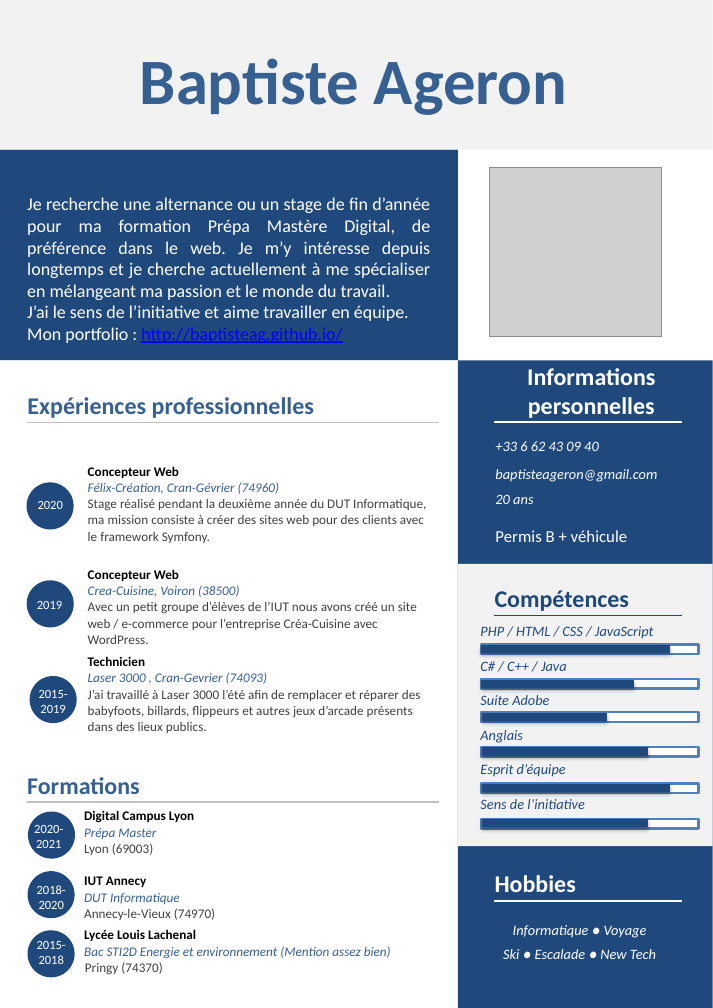
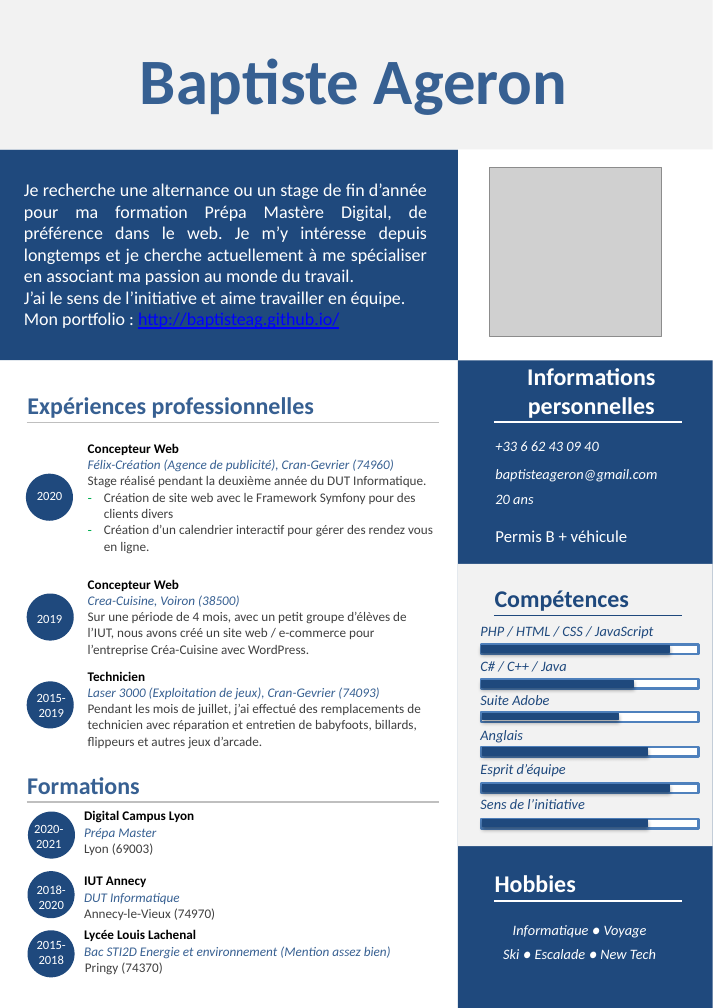
Before and after one commit to garcia-alexandre-pro/BaptisteAg.github.io, a slide deck: slide 1 of cv.pptx. Drawn at 713x1008 pixels with LibreOffice and Linux fonts; fonts in the diff are those of the drawing; grey boxes stand for pictures. Boxes give left, top, right and bottom in pixels: in the first picture for what was removed or moved away, otherwise in the second. Text is boxed around its words. In the diff, an @@ line names an element or a change of style, - is before the commit and + after.

```diff
--- a/cv.pptx
+++ b/cv.pptx
@@ text "Je recherche une alternance ou ...": place and size @@
-text "Je recherche une alternance ou ..." at <box>27,197,430,343</box>
+text "Je recherche une alternance ou ..." at <box>24,183,427,329</box>
@@ text at <box>24,183,427,285</box>: text changed @@
-Je recherche une alternance ou un stage de fin d’année pour ma formation Prépa Mastère Digital, de préférence dans le web. Je m’y intéresse depuis longtemps et je cherche actuellement à me spécialiser en mélangeant ma passion et le monde du travail.
+Je recherche une alternance ou un stage de fin d’année pour ma formation Prépa Mastère Digital, de préférence dans le web. Je m’y intéresse depuis longtemps et je cherche actuellement à me spécialiser en associant ma passion au monde du travail.
@@ table at <box>79,436,444,756</box> @@
-row 1, column 1: Concepteur Web / Félix-Création, Cran-Gévrier (74960) / Stage réalisé pendant la deuxième année du DUT Informatique, / ma mission consiste à créer des sites web pour des clients avec le framework Symfony.
+row 1, column 1: Concepteur Web / Félix-Création (Agence de publicité), Cran-Gevrier (74960) / Stage réalisé pendant la deuxième année du DUT Informatique. / Création de site web avec le Framework Symfony pour des clients divers / Création d’un calendrier interactif pour gérer des rendez vous en ligne.
-row 2, column 1: Concepteur Web / Crea-Cuisine, Voiron (38500) / Avec un petit groupe d’élèves de l’IUT nous avons créé un site web / e-commerce pour l’entreprise Créa-Cuisine avec WordPress.
+row 2, column 1: Concepteur Web / Crea-Cuisine, Voiron (38500) / Sur une période de 4 mois, avec un petit groupe d’élèves de l’IUT, nous avons créé un site web / e-commerce pour l’entreprise Créa-Cuisine avec WordPress.
-row 3, column 1: Technicien / Laser 3000 , Cran-Gevrier (74093) / J’ai travaillé à Laser 3000 l’été afin de remplacer et réparer des babyfoots, billards, flippeurs et autres jeux d’arcade présents dans des lieux publics.
+row 3, column 1: Technicien / Laser 3000 (Exploitation de jeux), Cran-Gevrier (74093) / Pendant les mois de juillet, j’ai effectué des remplacements de technicien avec réparation et entretien de babyfoots, billards, flippeurs et autres jeux d’arcade.
@@ table: place and size @@
-table at <box>79,460,444,737</box>
+table at <box>79,436,444,756</box>
@@ ellipse: place and size @@
-ellipse at <box>27,482,74,529</box>
+ellipse at <box>26,473,73,521</box>
@@ text "2020": place and size @@
-text "2020" at <box>38,501,63,509</box>
+text "2020" at <box>37,492,62,500</box>
@@ ellipse: place and size @@
-ellipse at <box>27,580,74,628</box>
+ellipse at <box>27,593,74,641</box>
@@ text "2019": place and size @@
-text "2019" at <box>37,601,62,609</box>
+text "2019" at <box>37,615,62,623</box>
@@ text "2015-2019": place and size @@
-text "2015-2019" at <box>39,690,68,713</box>
+text "2015-2019" at <box>37,694,66,717</box>
@@ ellipse: place and size @@
-ellipse at <box>29,676,77,723</box>
+ellipse at <box>27,681,74,729</box>
@@ rectangle: place and size @@
-rectangle at <box>483,714,607,721</box>
+rectangle at <box>483,714,619,720</box>
```
